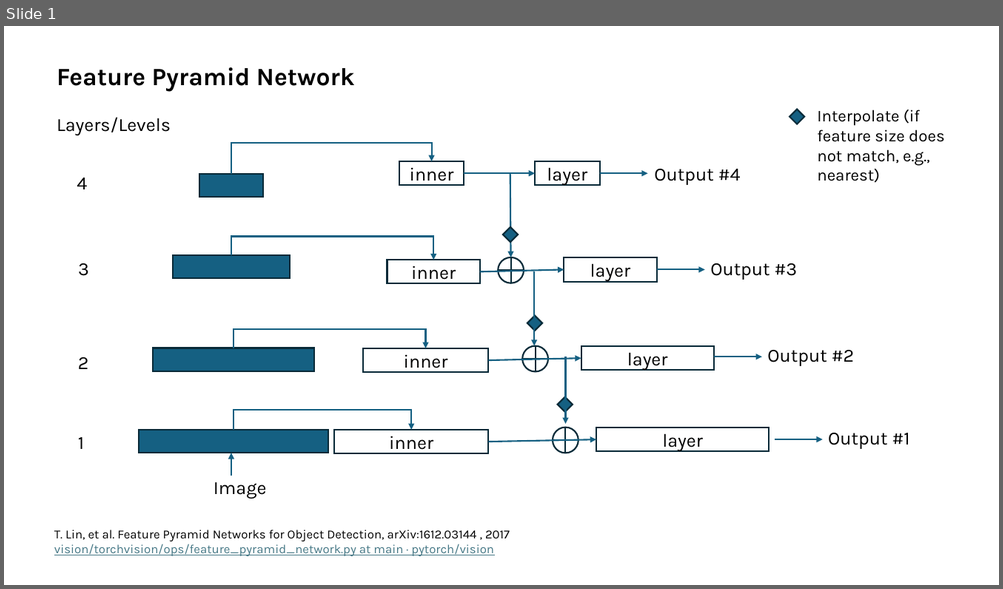
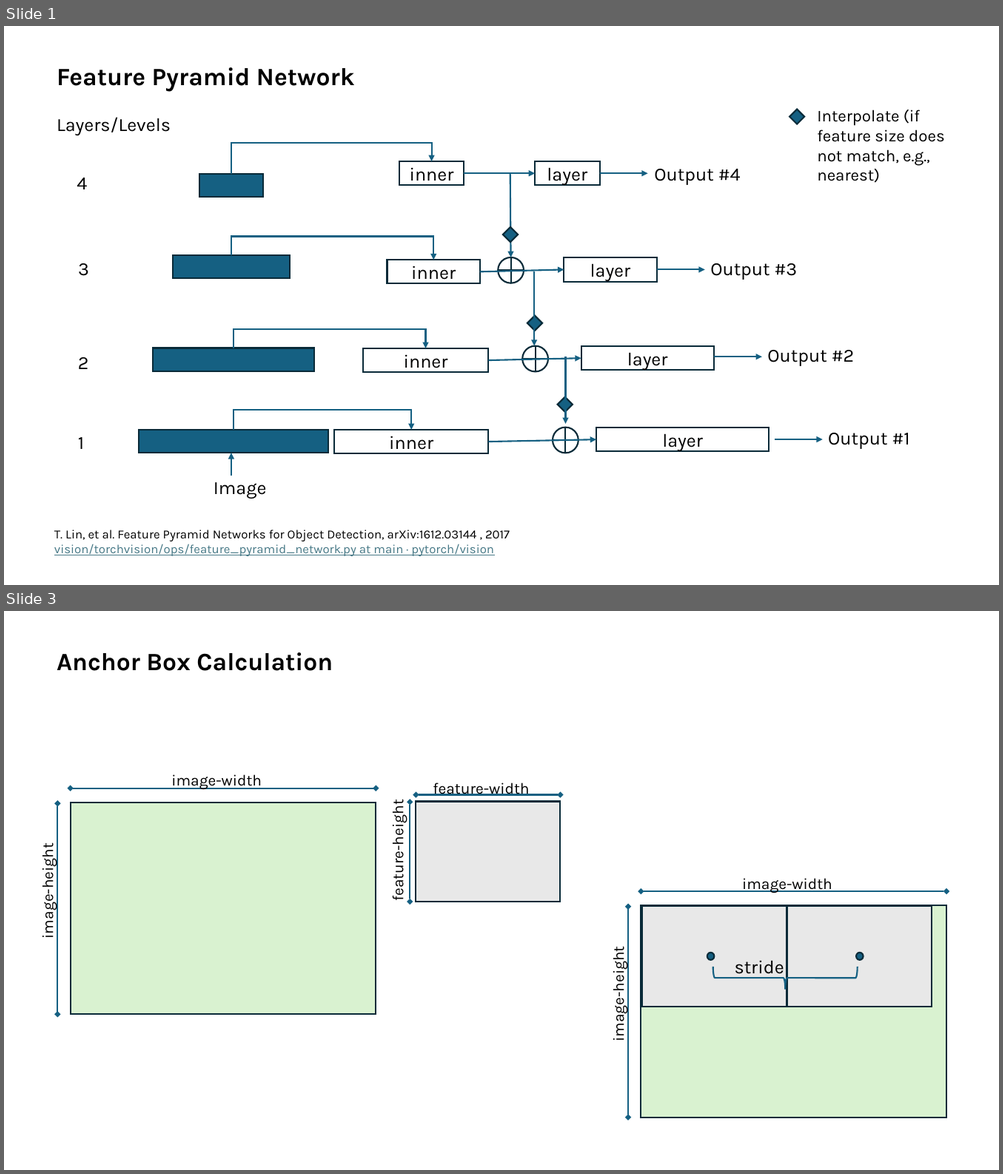
Before and after one commit to s-reaungamornrat/video_processing, a slide deck: mask_rcnn/doc/networks.pptx. Shown one above the other, each under a label of ours: slide 1 before the commit, slides 1 and 3 after it; the slides between them are not shown. The pictures are 1003x589 and 1003x1174 pixels, drawn with LibreOffice and Linux fonts; fonts in the diff are those of the drawing. Boxes give left, top, right and bottom in pixels: in the first picture for what was removed or moved away, otherwise in the second. Text is boxed around its words. In the diff, an @@ line names an element or a change of style, - is before the commit and + after.

```diff
--- a/mask_rcnn/doc/networks.pptx
+++ b/mask_rcnn/doc/networks.pptx
@@ slide 3 added at (x1=4, y1=611, x2=999, y2=1170), background #FFFFFF @@
@@ text added at (x1=57, y1=652, x2=333, y2=671), 24 pt, text #000000, bold @@
+Anchor Box Calculation
@@ group added at (x1=37, y1=775, x2=375, y2=1014): 2 double arrows, 2 texts, 1 rectangle @@
+image-height
+image-width
@@ group added at (x1=387, y1=783, x2=560, y2=902): 2 double arrows, 2 texts, 1 rectangle @@
+feature-height
+feature-width
@@ group added at (x1=608, y1=878, x2=946, y2=1118): 3 rectangles, 3 texts, 2 double arrows, 2 ellipses, 1 right brace @@
+image-height
+image-width
+stride
```
Also in this commit, not shown: 1 other slide added, 3 other files.
